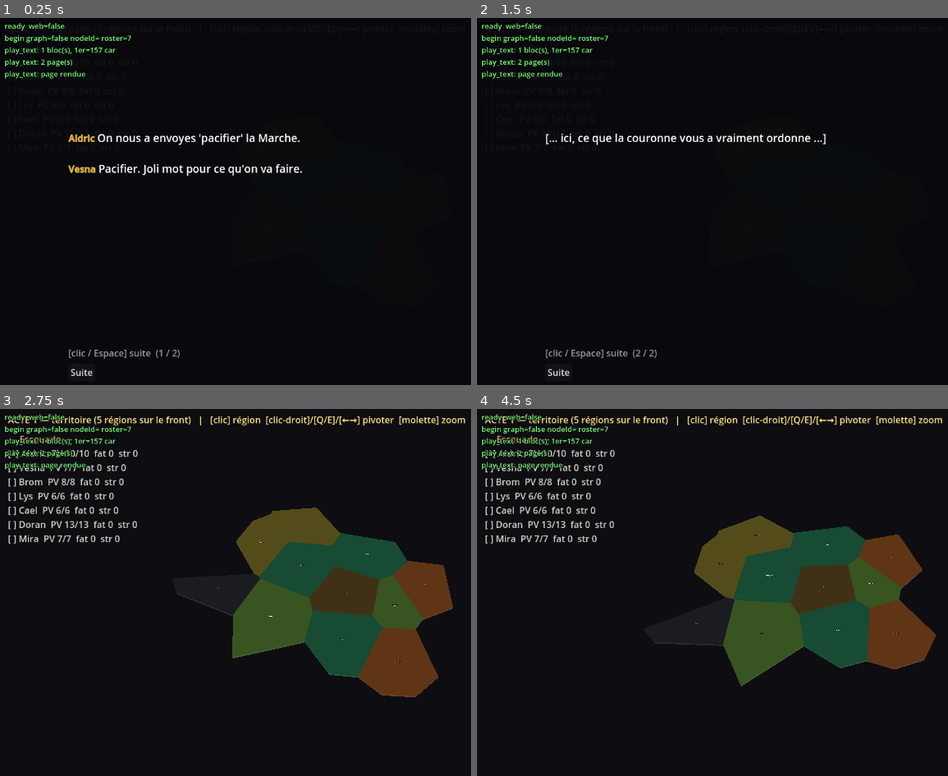
Above: before the commit, frames 1-4 (two rows, left to right).
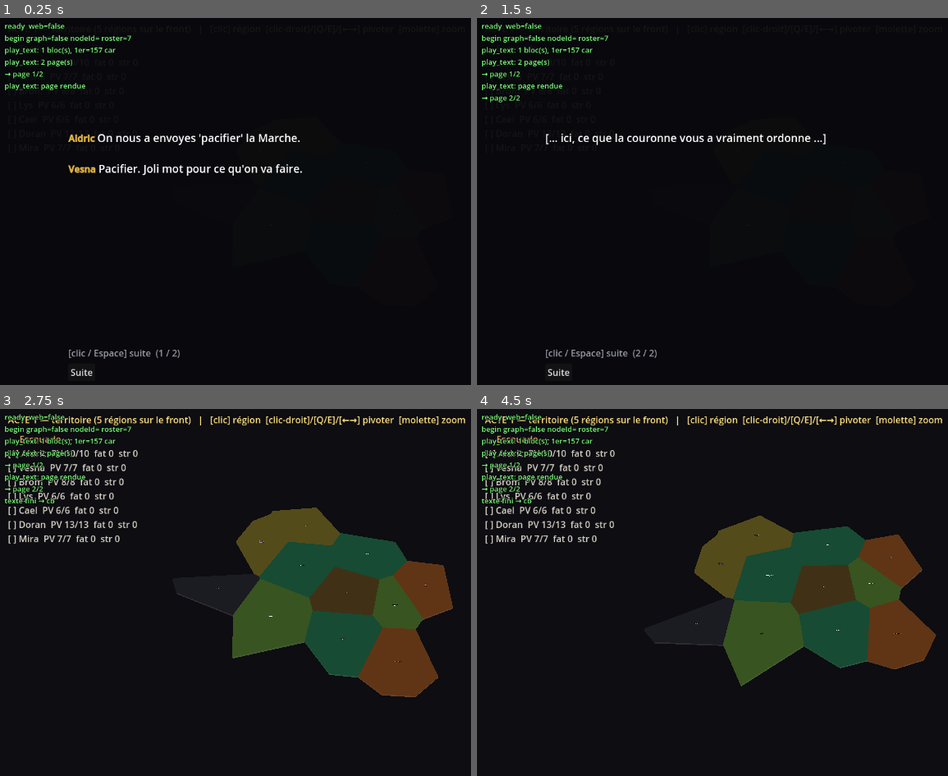
Above: after the commit, the same moments.

Repository: florentmathieu/game
Game: Godot game, scene res://scenes/Game.tscn
The game is run twice, just before and just after one commit, with the same random seed, the same clock (stepped at 60 frames per second) and the same inputs.
Inputs (mouse positions are in pixels of both pictures, inside the frame that each line leads up to):
- Up to frame 1 (0.25 s): no input
- Up to frame 2 (1.5 s): click "Suite" at 0.5 s; tap Enter at 1.25 s; move the mouse to (outside the picture) at 1.27 s; hold Right from 1.28 s (still down); hold Q from 1.28 s (still down); click (outside the picture) at 1.42 s
- Up to frame 3 (2.75 s): tap Space at 1.52, 2 s; release Right at 2 s; release Q at 2 s; drag from (197, 610) to (296, 665) at 2.02 s
- Up to frame 4 (4.5 s): tap Enter at 2.75, 4.25 s; move the mouse to (872, 511) at 2.77 s; hold Right 2.78-3.5 s; hold Q 2.78-3.5 s; tap Space at 3.5 s; drag from (773, 665) to (608, 537) at 3.52 s; move the mouse to (outside the picture) at 4.27 s; hold Left from 4.28 s (still down); hold Q from 4.28 s (still down)

The runs differ from the first frame. In frame 1, 0.3% of the frame differs, in the area x 1-19%, y 14-20%; in frame 2, 0.4%; in frame 3, 0.5%, in the area x 0-19%, y 14-26%; in frame 4, 0.5%.

Commit message:
Port Godot : tracer la progression des pages de texte + fin du texte
Log page par page (→ page X/N) et au moment où le texte se termine (texte fini
→ cb), pour voir exactement la transition texte → mission chez l'utilisateur.

Co-Authored-By: Claude Opus 4.8 <noreply@anthropic.com>
Claude-Session: https://claude.ai/code/session_011W5fGsCJX3Rz6FN17p17HS

Diff:
--- a/godot-port/scripts/Game.gd
+++ b/godot-port/scripts/Game.gd
@@ -126,6 +126,7 @@
 	_dbg("play_text: page rendue")
 
 func _render_text_page() -> void:
+	_dbg("→ page %d/%d" % [_txt_idx + 1, _txt_pages.size()])
 	for c in _txt_layer.get_children(): c.queue_free()
 	var panel := Control.new(); panel.set_anchors_preset(Control.PRESET_FULL_RECT); _txt_layer.add_child(panel)
 	var dim := ColorRect.new(); dim.color = Color(0.03, 0.03, 0.05, 0.94); dim.set_anchors_preset(Control.PRESET_FULL_RECT); panel.add_child(dim)
@@ -153,6 +154,7 @@
 func _text_next() -> void:
 	_txt_idx += 1
 	if _txt_idx >= _txt_pages.size():
+		_dbg("texte fini → cb")
 		_clear(_txt_layer); _txt_layer = null
 		var cb := _txt_cb; _txt_cb = func(): pass; cb.call()
 	else:
Not shown, removed: docs/godot/index.425afaf689.pck
Not shown, added: docs/godot/index.d0df218f0a.audio.worklet.js
Not shown, added: docs/godot/index.d0df218f0a.js
Not shown, added: docs/godot/index.d0df218f0a.pck
Not shown, added: docs/godot/index.d0df218f0a.wasm
Not shown, changed: docs/godot/index.html
